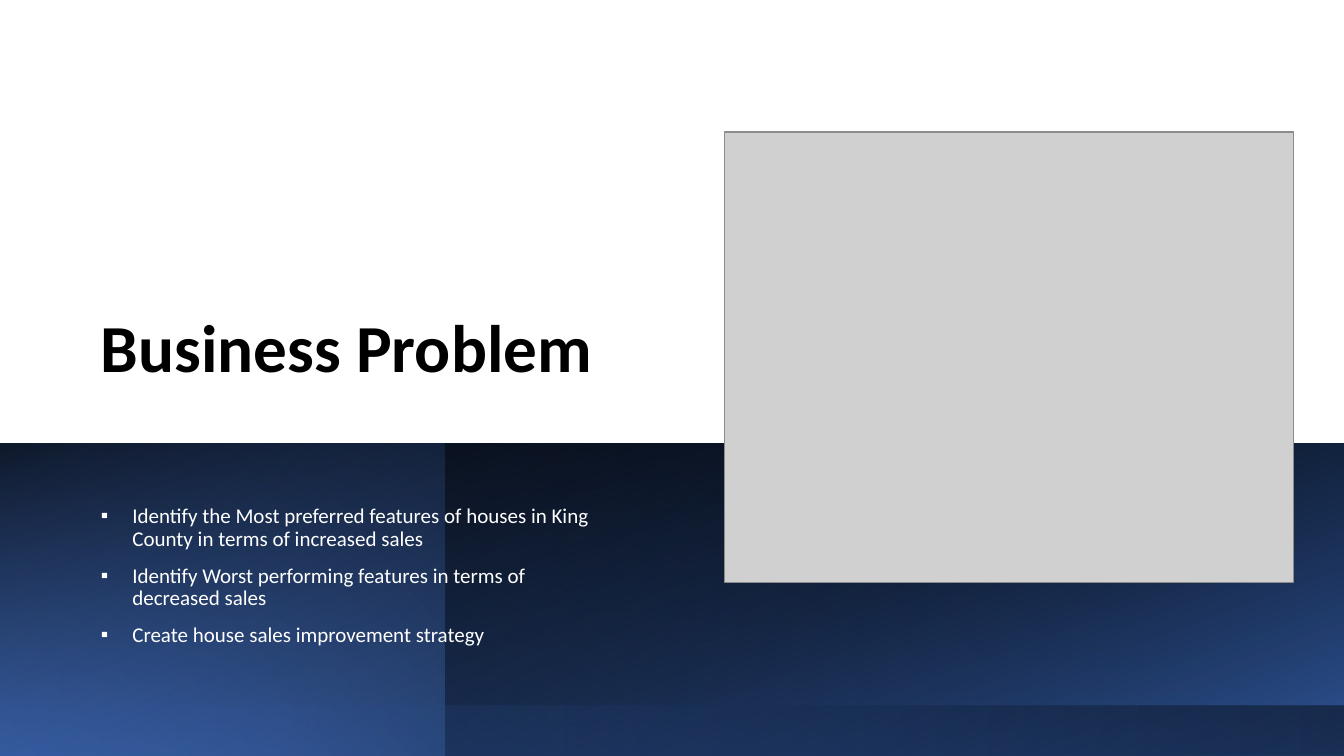
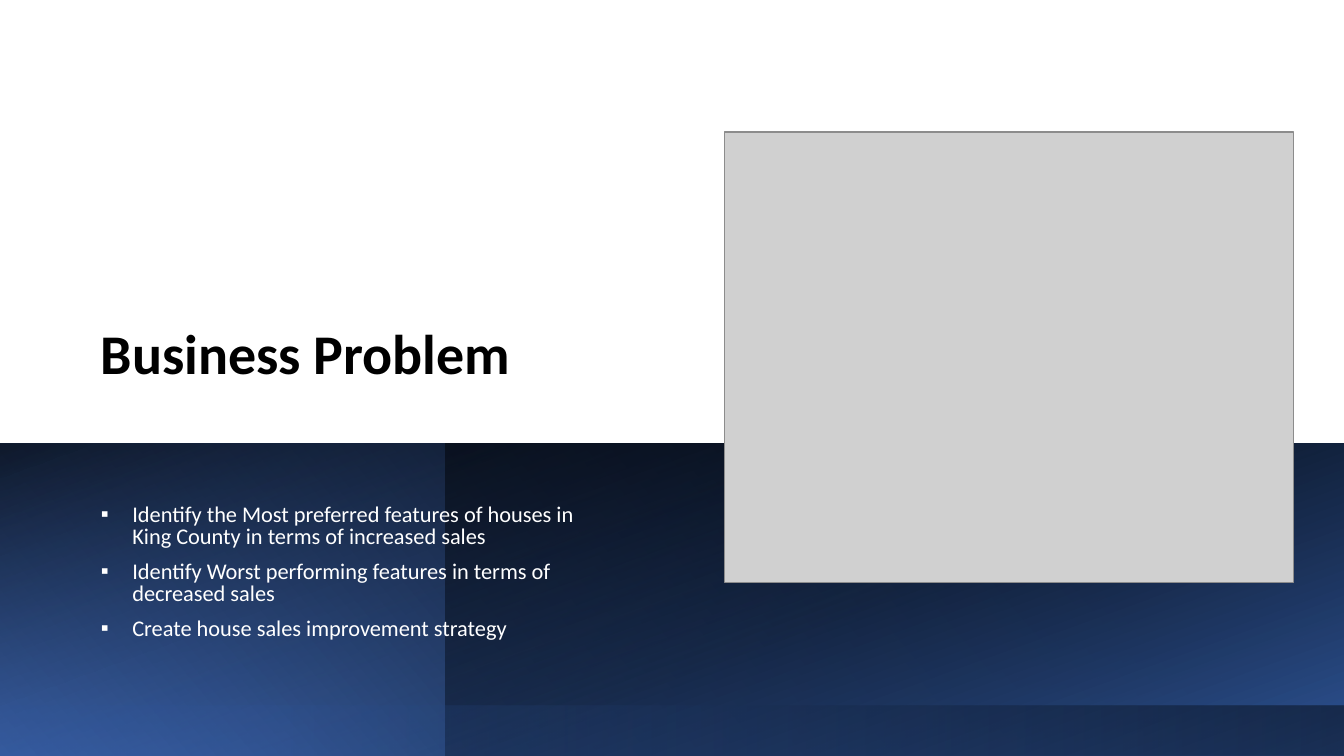
Before and after one commit to penina26/dsc-phase-2-project, a slide deck: slide 4 of Analysis of House Sales.pptx. Drawn at 1344x756 pixels with LibreOffice and Linux fonts; fonts in the diff are those of the drawing; grey boxes stand for pictures. Boxes give left, top, right and bottom in pixels: in the first picture for what was removed or moved away, otherwise in the second. Text is boxed around its words. In the diff, an @@ line names an element or a change of style, - is before the commit and + after.

Commit message:
presentation font change

```diff
--- a/Analysis of House Sales.pptx
+++ b/Analysis of House Sales.pptx
@@ title "Business Problem" at (101, 334, 510, 375): size 48 to 40 pt @@
@@ subtitle "Identify the Most preferred features ..." at (132, 506, 573, 643): size 15 to 16 pt; line spacing 0.9 to 0.8 @@
```
Also in this commit, not shown: 7 other slides changed, 2 other files.
